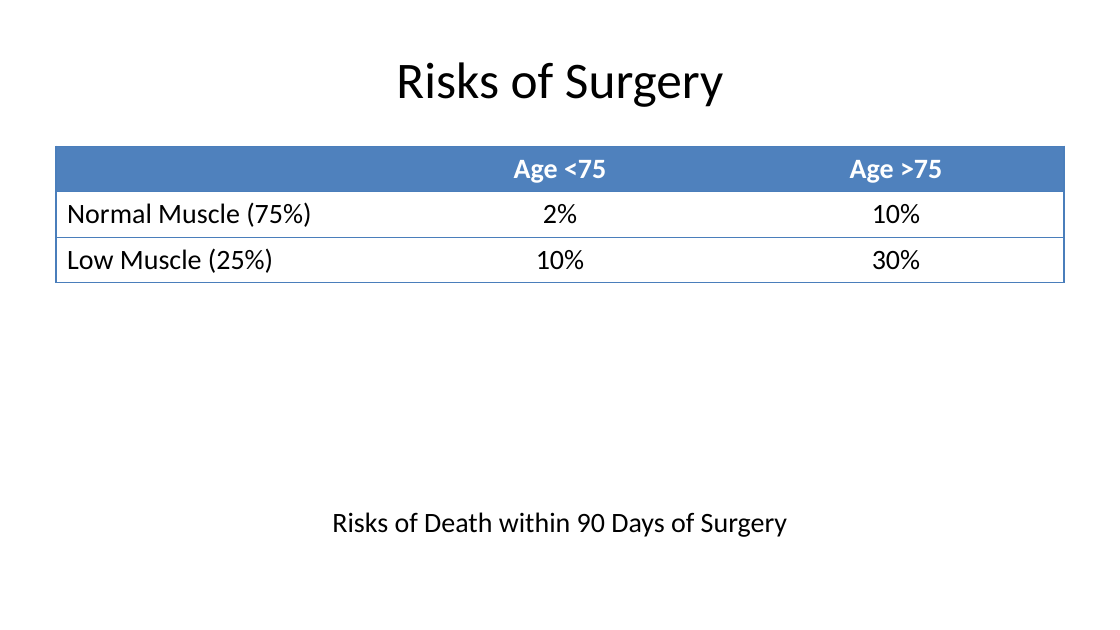
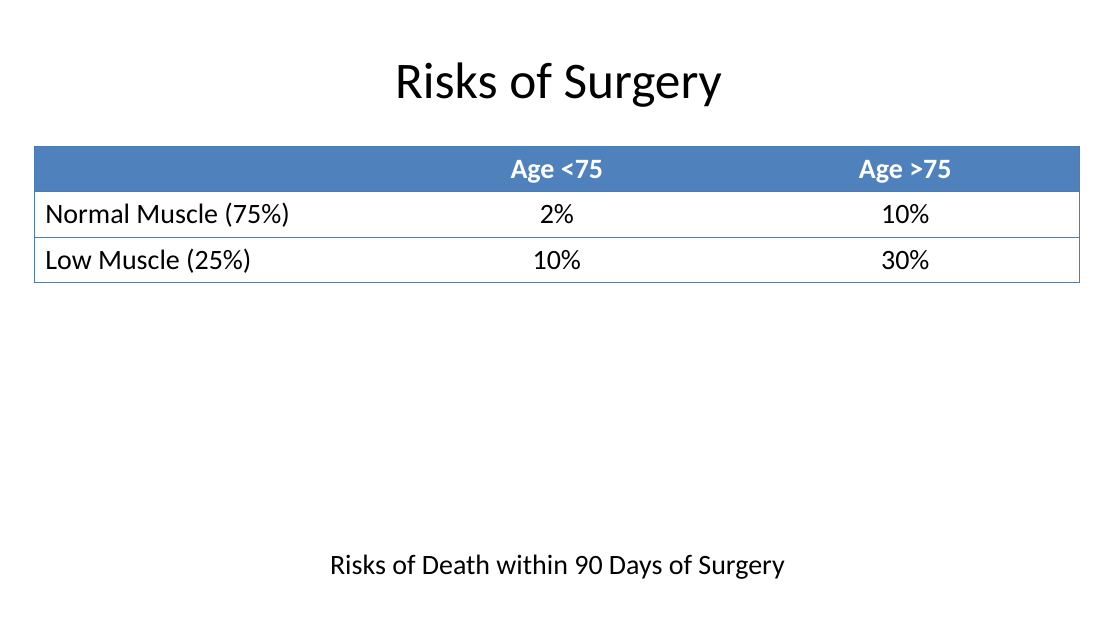
Before and after one commit to jcsalo/patient_education, a slide deck: slide 23 of lci_surgery.pptx. Drawn at 1120x630 pixels with LibreOffice and Linux fonts; fonts in the diff are those of the drawing. Boxes give left, top, right and bottom in pixels: in the first picture for what was removed or moved away, otherwise in the second. Text is boxed around its words. In the diff, an @@ line names an element or a change of style, - is before the commit and + after.

```diff
--- a/lci_surgery.pptx
+++ b/lci_surgery.pptx
@@ table: place and size @@
-table at <box>56,147,1064,500</box>
+table at <box>35,147,1080,542</box>
@@ text "Risks of Death within 90 ...": place and size @@
-text "Risks of Death within 90 ..." at <box>332,512,787,537</box>
+text "Risks of Death within 90 ..." at <box>330,554,784,579</box>
```
Also in this commit, not shown: 57 other slides changed, 43 other files.
